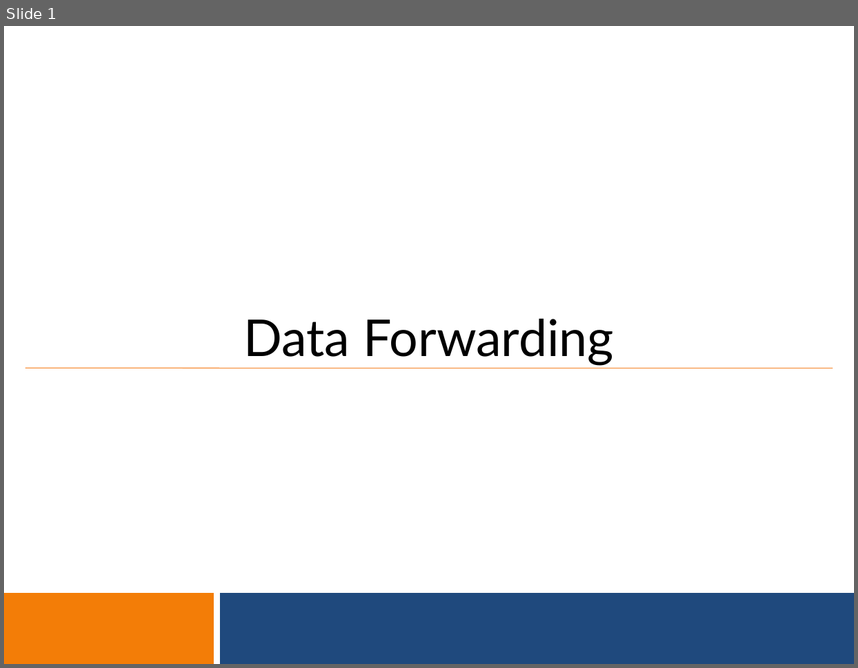
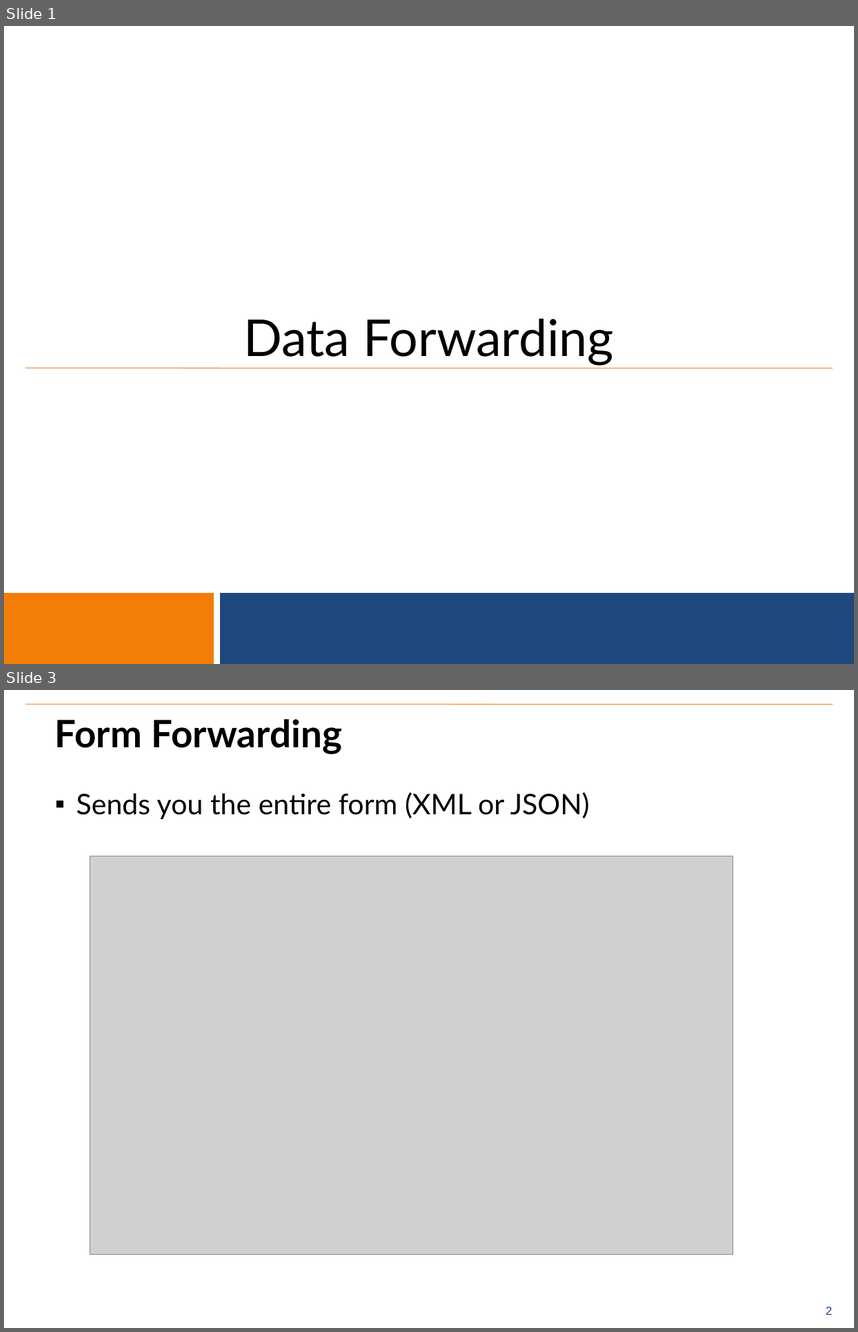
Before and after one commit to benrudolph/exi-training, a slide deck: DataForwarding/data_forwarding.pptx. Shown one above the other, each under a label of ours: slide 1 before the commit, slides 1 and 3 after it; the slides between them are not shown. The pictures are 858x668 and 858x1332 pixels, drawn with LibreOffice and Linux fonts; fonts in the diff are those of the drawing; grey boxes stand for pictures; background and template pictures are left out. Boxes give left, top, right and bottom in pixels: in the first picture for what was removed or moved away, otherwise in the second. Text is boxed around its words. In the diff, an @@ line names an element or a change of style, - is before the commit and + after.

```diff
--- a/DataForwarding/data_forwarding.pptx
+++ b/DataForwarding/data_forwarding.pptx
@@ slide 3 added at [4,690,854,1328], background #FFFFFF; not listed: 1 template element that a slide beside it also shows @@
@@ line added from (25, 704) to (833, 704), #F79646 0.75 pt @@
@@ title added at [55,719,342,754], 32 pt, text #000000, bold @@
+Form Forwarding
@@ text added at [76,792,590,819], 24 pt, text #000000 @@
+▪ Sends you the entire form (XML or JSON)
@@ picture added at [90,856,733,1254] @@
```
Also in this commit, not shown: 6 other slides added, 3 slides removed, 10 other files.
